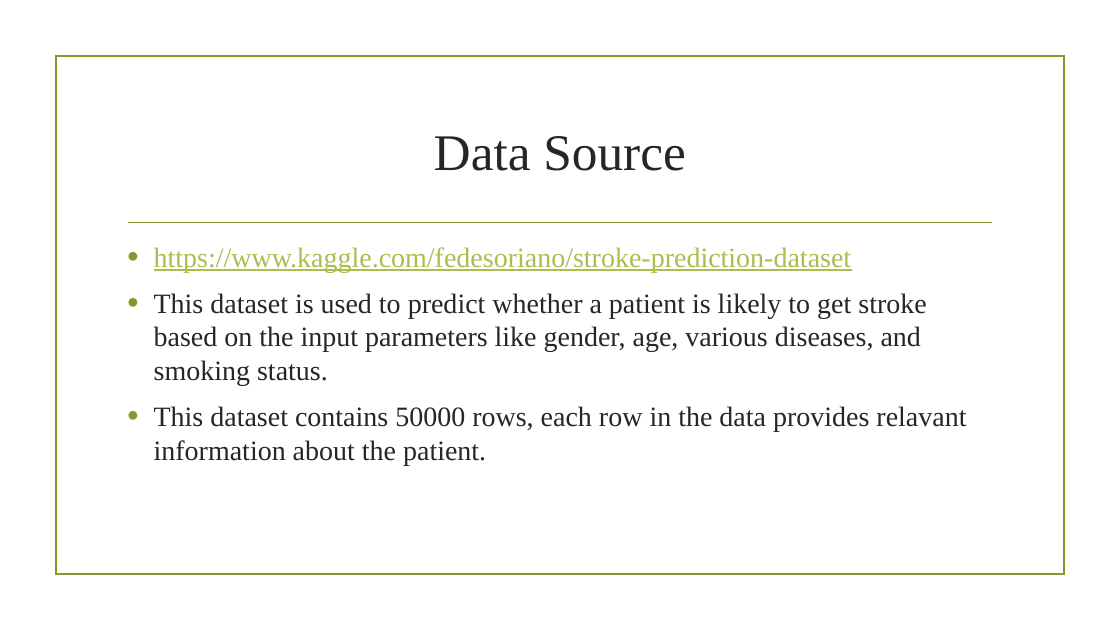
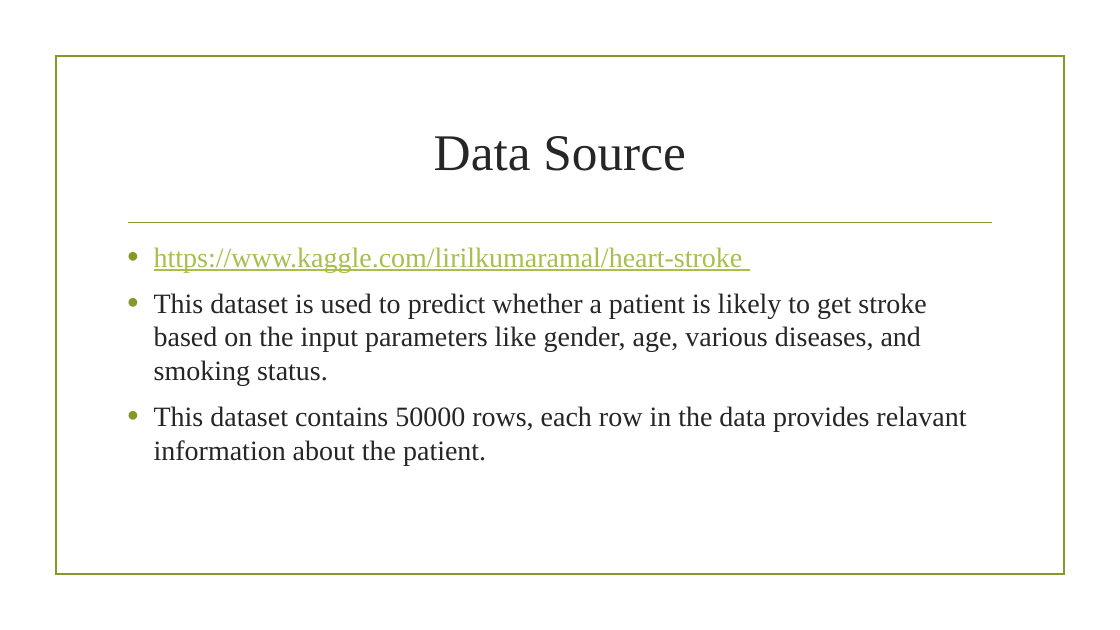
Before and after one commit to MAQI-SHI/CSYE-7200-Final-Project-Team-6, a slide deck: slide 4 of finalPresentation.pptx. Drawn at 1120x630 pixels with LibreOffice and Linux fonts; fonts in the diff are those of the drawing; background and template pictures are left out. Boxes give left, top, right and bottom in pixels: in the first picture for what was removed or moved away, otherwise in the second. Text is boxed around its words. In the diff, an @@ line names an element or a change of style, - is before the commit and + after.

```diff
--- a/finalPresentation.pptx
+++ b/finalPresentation.pptx
@@ text at box(154, 247, 743, 272): text changed @@
-• https://www.kaggle.com/fedesoriano/stroke-prediction-dataset
+• https://www.kaggle.com/lirilkumaramal/heart-stroke
```
Also in this commit, not shown: 1 other file.
